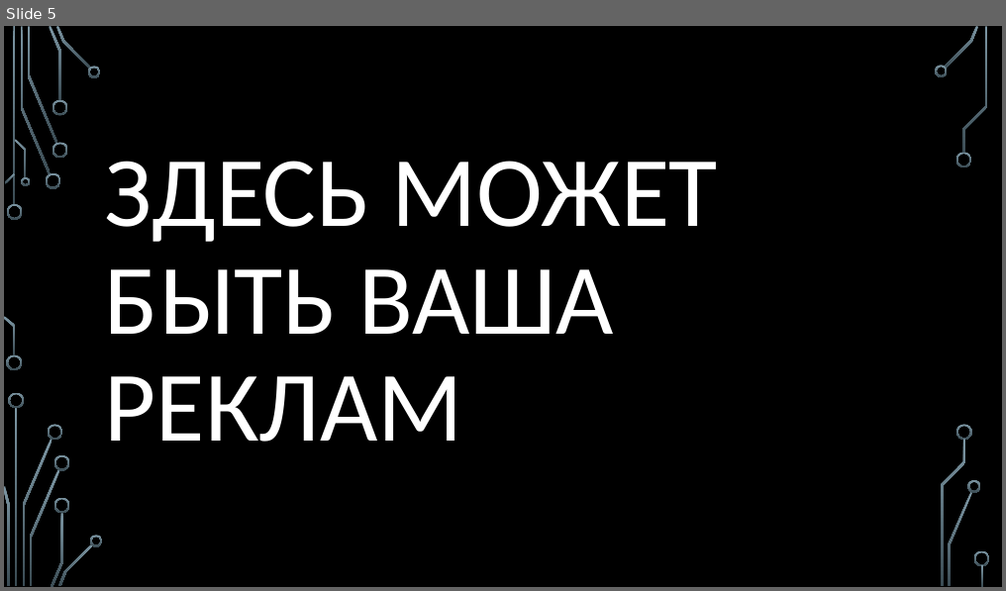
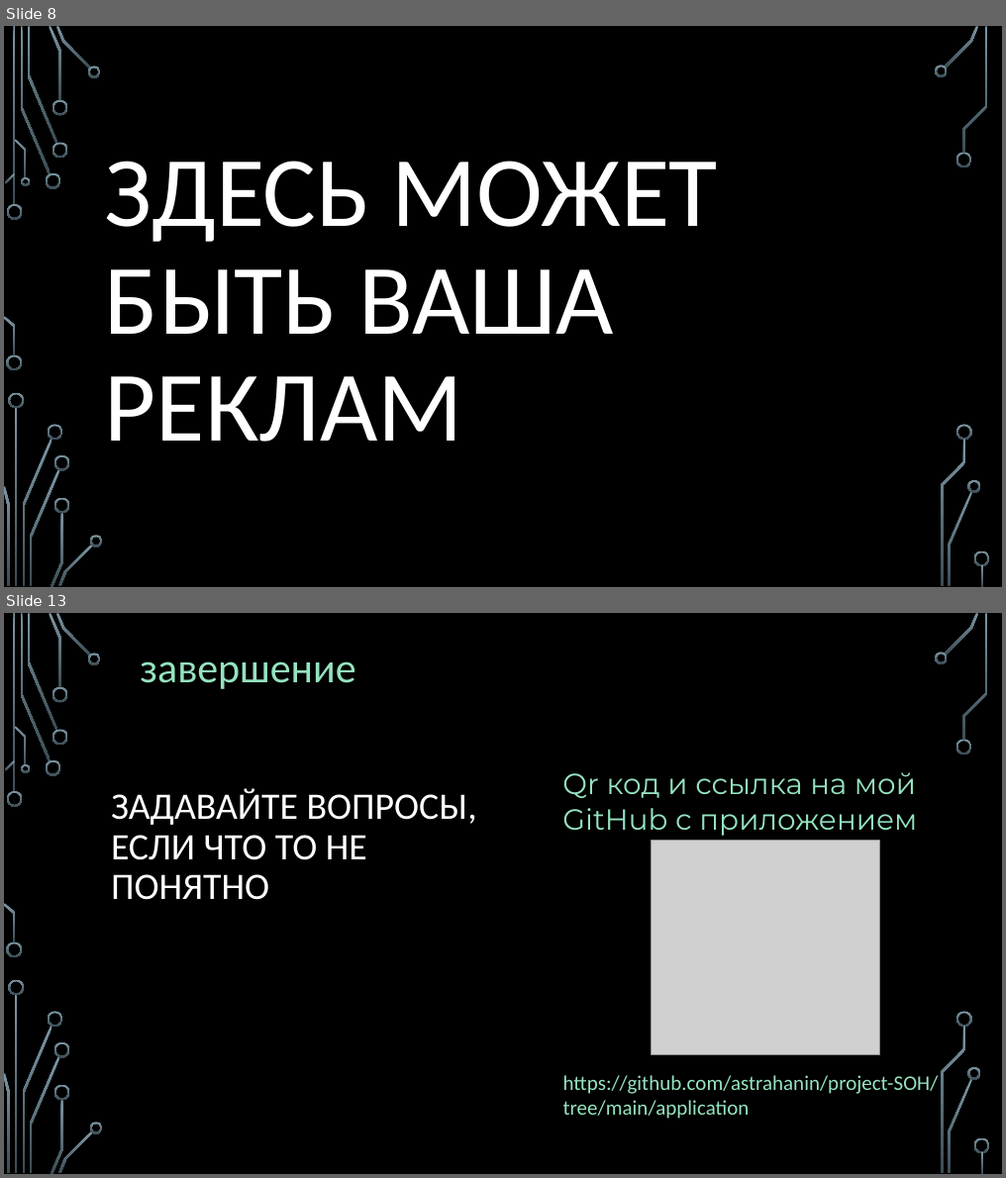
Before and after one commit to astrahanin/project-SOH, a slide deck: ПРИЛОЖЕНИЕ ДЛЯ ШИФРОВАНИЯ И РАСШИФРОВАНИЯ ШТФРОМ Атбаш.pptx. Shown one above the other, each under a label of ours: slide 5 before the commit, slides 8 and 13 after it; the slides between them are not shown. The pictures are 1006x591 and 1006x1178 pixels, drawn with LibreOffice and Linux fonts; fonts in the diff are those of the drawing; grey boxes stand for pictures; background and template pictures are left out. Boxes give left, top, right and bottom in pixels: in the first picture for what was removed or moved away, otherwise in the second. Text is boxed around its words. In the diff, an @@ line names an element or a change of style, - is before the commit and + after.

```diff
--- a/ПРИЛОЖЕНИЕ ДЛЯ ШИФРОВАНИЯ И РАСШИФРОВАНИЯ ШТФРОМ Атбаш.pptx
+++ b/ПРИЛОЖЕНИЕ ДЛЯ ШИФРОВАНИЯ И РАСШИФРОВАНИЯ ШТФРОМ Атбаш.pptx
@@ slide 13 added at [4,613,1002,1174], background picture (left out); not listed: 36 template elements that a slide beside it also shows @@
@@ text added at [140,662,355,689], 40 pt, text #95E3BE @@
+завершение
@@ title added at [111,788,477,900], 36 pt, text #FFFFFF @@
+ЗАДАВАЙТЕ ВОПРОСЫ, ЕСЛИ ЧТО ТО НЕ ПОНЯТНО
@@ text added at [562,772,917,836], 28 pt, text #95E3BE @@
+Qr код и ссылка на мой GitHub с приложением
@@ picture added at [650,840,880,1055] @@
@@ text added at [563,1075,939,1119], 20 pt, text #95E3BE @@
+https://github.com/astrahanin/project-SOH/tree/main/application
@@ what was slide 5 is now slide 8 @@
```
Also in this commit, not shown: 5 slides changed, 6 other slides added.
